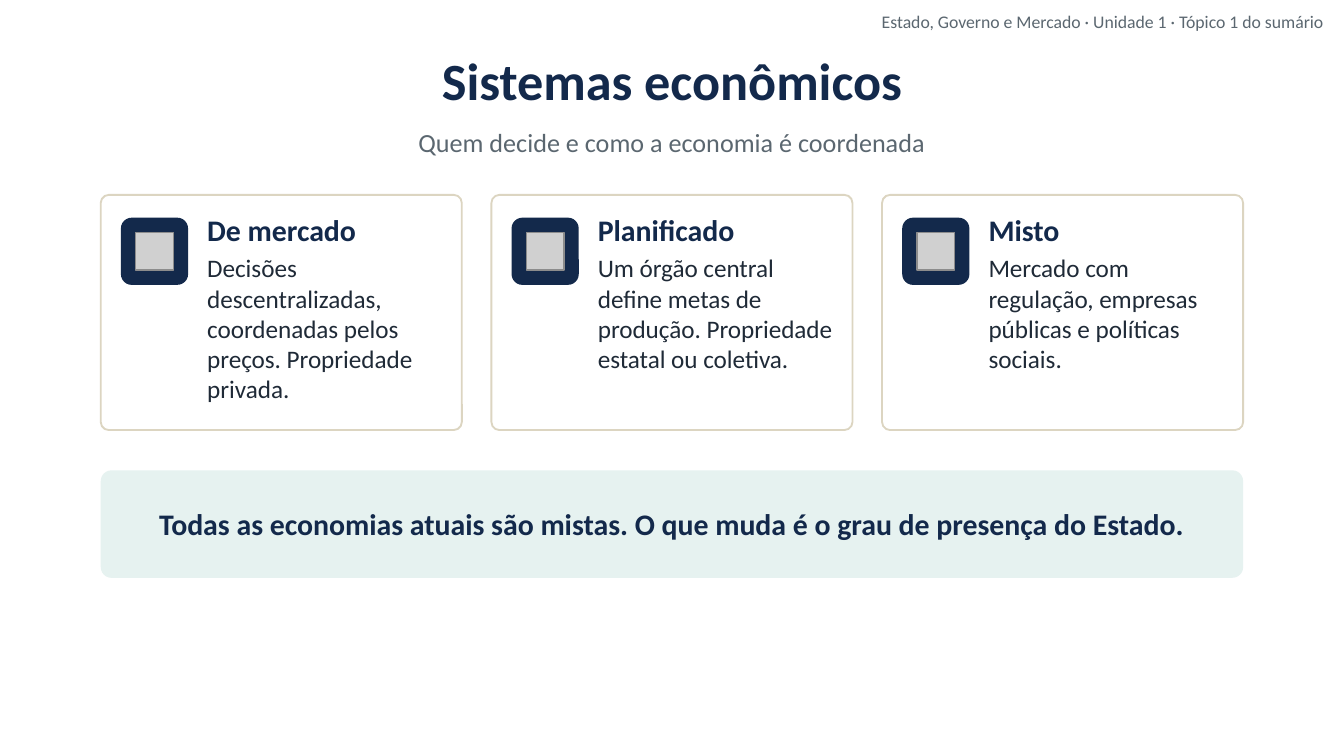
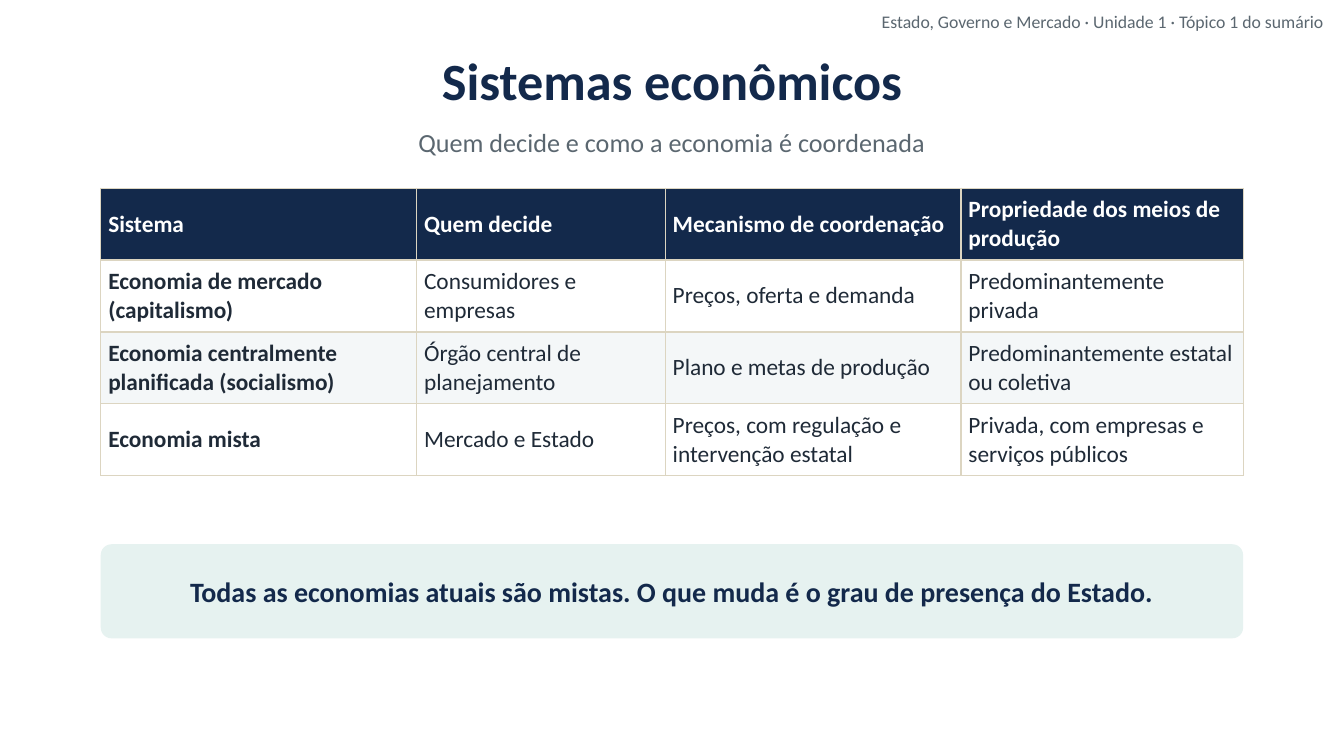
Before and after one commit to cleitonfranco74/gestao_publica, a slide deck: slide 9 of disciplina-01-estado-governo-mercado/materiais/01_Unidade_1_Introducao_a_Economia_Estado_Governo_Mercado.pptx. Drawn at 1344x756 pixels with LibreOffice and Linux fonts; fonts in the diff are those of the drawing; grey boxes stand for pictures; background and template pictures are left out. Boxes give left, top, right and bottom in pixels: in the first picture for what was removed or moved away, otherwise in the second. Text is boxed around its words. In the diff, an @@ line names an element or a change of style, - is before the commit and + after.

```diff
--- a/disciplina-01-estado-governo-mercado/materiais/01_Unidade_1_Introducao_a_Economia_Estado_Governo_Mercado.pptx
+++ b/disciplina-01-estado-governo-mercado/materiais/01_Unidade_1_Introducao_a_Economia_Estado_Governo_Mercado.pptx
@@ rounded rectangle removed at bbox=[101, 195, 462, 430] @@
@@ table added at bbox=[101, 188, 1243, 470], 4 rows, 4 columns @@
+Sistema | Quem decide | Mecanismo de coordenação | Propriedade dos meios de produção
+Economia de mercado (capitalismo) | Consumidores e empresas | Preços, oferta e demanda | Predominantemente privada
+Economia centralmente planificada (socialismo) | Órgão central de planejamento | Plano e metas de produção | Predominantemente estatal ou coletiva
+Economia mista | Mercado e Estado | Preços, com regulação e intervenção estatal | Privada, com empresas e serviços públicos
@@ rounded rectangle removed at bbox=[492, 195, 853, 430] @@
@@ rounded rectangle removed at bbox=[882, 195, 1243, 430] @@
@@ rounded rectangle removed at bbox=[121, 218, 188, 285] @@
@@ picture removed at bbox=[136, 233, 173, 270] @@
@@ text removed at bbox=[207, 220, 413, 402] @@
-De mercado
-Decisões descentralizadas, coordenadas pelos preços. Propriedade privada.
@@ rounded rectangle removed at bbox=[512, 218, 579, 285] @@
@@ picture removed at bbox=[527, 233, 564, 270] @@
@@ text removed at bbox=[598, 220, 833, 368] @@
-Planificado
-Um órgão central define metas de produção. Propriedade estatal ou coletiva.
@@ rounded rectangle removed at bbox=[902, 218, 969, 285] @@
@@ picture removed at bbox=[917, 233, 954, 270] @@
@@ text removed at bbox=[989, 220, 1197, 368] @@
-Misto
-Mercado com regulação, empresas públicas e políticas sociais.
@@ rounded rectangle "Todas as economias atuais são ...": place and size @@
-rounded rectangle "Todas as economias atuais são ..." at bbox=[101, 470, 1243, 578]
+rounded rectangle "Todas as economias atuais são ..." at bbox=[101, 544, 1243, 638]
@@ rounded rectangle "Todas as economias atuais são ..." at bbox=[101, 544, 1243, 638]: size 16 to 15 pt; proportions changed @@
```
Also in this commit, not shown: 3 other slides changed, 7 other files.
